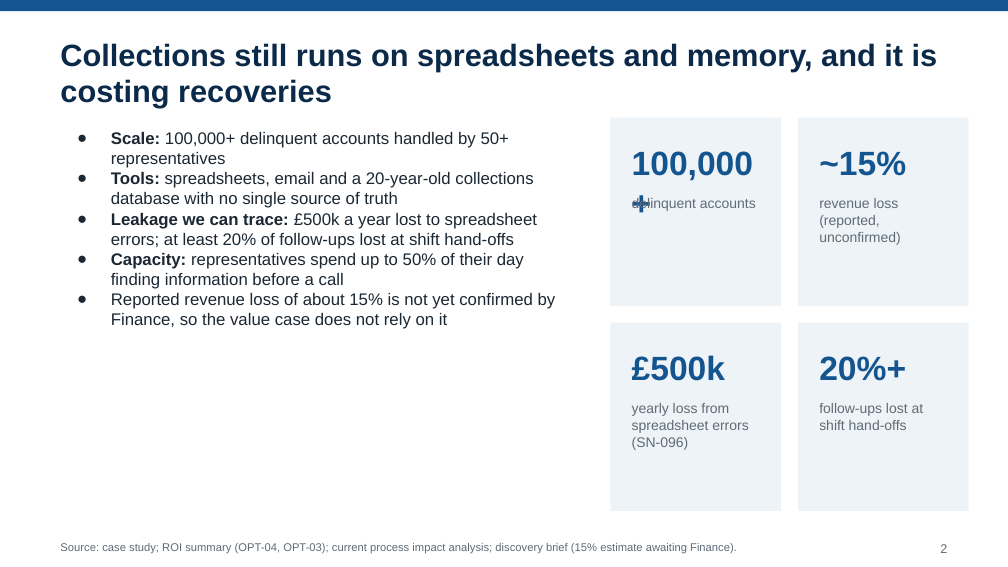
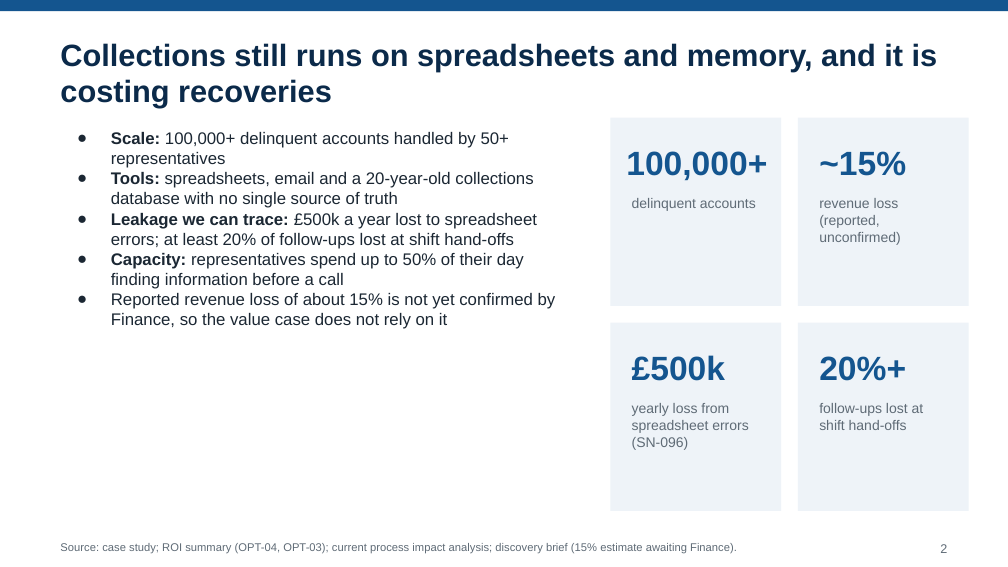
Before and after one commit to elanagathinji-ops/Coursework-Technical-Business-Analyst-Week-2, a slide deck: slide 2 of submissions/executive-briefing.pptx. Drawn at 1008x567 pixels with LibreOffice and Linux fonts; fonts in the diff are those of the drawing. Boxes give left, top, right and bottom in pixels: in the first picture for what was removed or moved away, otherwise in the second. Text is boxed around its words. In the diff, an @@ line names an element or a change of style, - is before the commit and + after.

```diff
--- a/submissions/executive-briefing.pptx
+++ b/submissions/executive-briefing.pptx
@@ text "100,000+" rewrapped from <box>632,151,753,181</box> to <box>626,151,767,181</box> @@
```
Also in this commit, not shown: 4 other slides changed.
